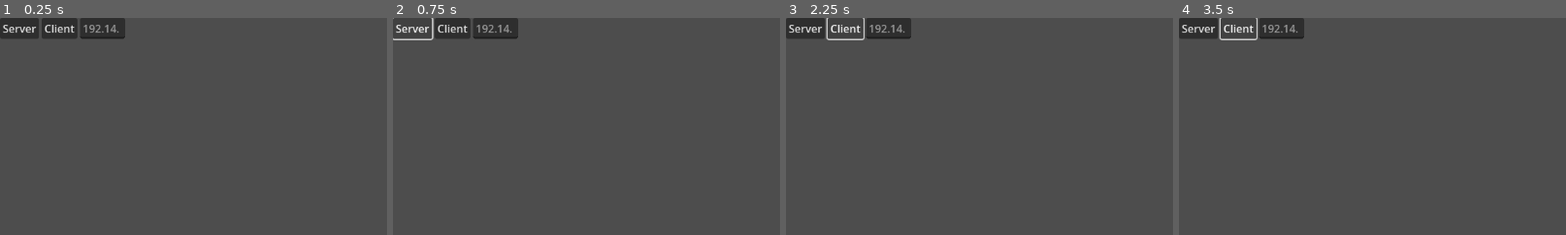
Above: before the commit, frames 1-4 (left to right).
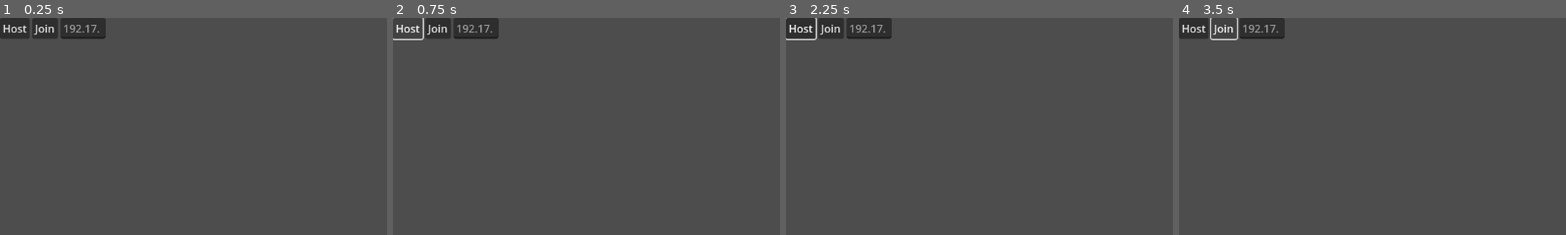
Above: after the commit, the same moments.

Repository: August099/juegoMulti
Game: Godot game, scene res://Multijugador/Escena_Multijugador.tscn
Two runs of this game, one before a commit and one after it. Both use one fixed random seed, a clock stepped at 60 frames per second and the inputs below. Before the commit the project starts from res://Multijugador/ejemploMulti.tscn. The engine's default icon, where the game draws it, is replaced by a stand-in: a white triangle on a blue panel in a dark square.
Inputs (mouse positions are % of the whole screen's width and height, from its top left):
- Up to frame 1 (0.25 s): no input
- Up to frame 2 (0.75 s): click (3, 2) at 0.5 s, where only the run before the commit has a clickable "Server"
- Up to frame 3 (2.25 s): click (2, 2) at 1.25 s, where only the run after the commit has a clickable "Host"; click (8, 2) at 2 s, where only the run before the commit has a clickable "Client"
- Up to frame 4 (3.5 s): click (6, 2) at 2.75 s, where only the run after the commit has a clickable "Join"
The pictures show only the part of the screen within x 0-50%, y 0-50%; the shares and areas given below are measured in that part.

The runs differ from the first frame. In frame 1, 1.2% of the frame differs, in the area x 0-33%, y 0-10%; in frame 2, 1.2%; in frame 3, 1.4%, in the area x 0-33%, y 0-11%; in frame 4, 1.3%.
Error after the commit: Invalid access to property or key 'text' on a base object of type 'null instance'. (res://Multijugador/Multiplayer.gd:35)

Commit message:
intentando arreglar multiplayer

Diff:
--- /dev/null
+++ b/Escenario/NivelPrueba.gd
@@ -0,0 +1,41 @@
+extends Node2D
+
+
+const SPAWN_RANDOM := 5.0
+
+func _ready():
+	# We only need to spawn players on the server.
+	if not multiplayer.is_server():
+		return
+
+	multiplayer.peer_connected.connect(add_player)
+	multiplayer.peer_disconnected.connect(del_player)
+
+	# Spawn already connected players
+	for id in multiplayer.get_peers():
+		add_player(id)
+
+	# Spawn the local player unless this is a dedicated server export.
+	if not OS.has_feature("dedicated_server"):
+		add_player(1)
+
+
+func _exit_tree():
+	if not multiplayer.is_server():
+		return
+	multiplayer.peer_connected.disconnect(add_player)
+	multiplayer.peer_disconnected.disconnect(del_player)
+
+
+func add_player(id: int):
+	var character = preload("res://Escenario/player.tscn").instantiate()
+	# Set player id.
+	character.player = id
+	character.name = str(id)
+	$Players.add_child(character, true)
+
+
+func del_player(id: int):
+	if not $Players.has_node(str(id)):
+		return
+	$Players.get_node(str(id)).queue_free()
--- /dev/null
+++ b/Escenario/NivelPrueba.tscn
@@ -0,0 +1,26 @@
+[gd_scene load_steps=4 format=3 uid="uid://buq47qc8ap5h8"]
+
+[ext_resource type="Script" path="res://Escenario/NivelPrueba.gd" id="1_vugom"]
+
+[sub_resource type="Gradient" id="Gradient_mjqme"]
+offsets = PackedFloat32Array(0.008, 0.016, 1)
+colors = PackedColorArray(0, 0, 0, 1, 0, 0, 0, 1, 1, 1, 1, 1)
+
+[sub_resource type="GradientTexture1D" id="GradientTexture1D_fafl1"]
+gradient = SubResource("Gradient_mjqme")
+
+[node name="NivelPrueba" type="Node2D"]
+script = ExtResource("1_vugom")
+
+[node name="Sprite2D" type="Sprite2D" parent="."]
+position = Vector2(328, 237)
+scale = Vector2(2.56189, -459.114)
+texture = SubResource("GradientTexture1D_fafl1")
+
+[node name="Node2D" type="Node2D" parent="."]
+position = Vector2(212, 178)
+
+[node name="MultiplayerSpawner" type="MultiplayerSpawner" parent="."]
+_spawnable_scenes = PackedStringArray("res://Escenario/player.tscn")
+spawn_path = NodePath("../Node2D")
+spawn_limit = 4
--- a/Escenario/player.tscn
+++ b/Escenario/player.tscn
@@ -12,24 +12,16 @@
 properties/0/sync = true
 properties/0/watch = false
 
-[node name="player" type="Node2D"]
+[node name="player" type="CharacterBody2D"]
+script = ExtResource("2_the84")
 
-[node name="Sprite2D2" type="Sprite2D" parent="."]
-position = Vector2(307, 150)
-scale = Vector2(14.1133, 12.7539)
+[node name="CollisionShape2D" type="CollisionShape2D" parent="."]
+shape = SubResource("RectangleShape2D_cn6yd")
+
+[node name="Sprite2D" type="Sprite2D" parent="."]
 texture = ExtResource("1_kui6b")
 
-[node name="CharacterBody2D" type="CharacterBody2D" parent="."]
-script = ExtResource("2_the84")
+[node name="Camera2D" type="Camera2D" parent="."]
 
-[node name="CollisionShape2D" type="CollisionShape2D" parent="CharacterBody2D"]
-shape = SubResource("RectangleShape2D_cn6yd")
-
-[node name="Sprite2D" type="Sprite2D" parent="CharacterBody2D"]
-texture = ExtResource("1_kui6b")
-
-[node name="Camera2D" type="Camera2D" parent="CharacterBody2D"]
-
-[node name="MultiplayerSynchronizer" type="MultiplayerSynchronizer" parent="CharacterBody2D"]
-root_path = NodePath("../..")
+[node name="MultiplayerSynchronizer" type="MultiplayerSynchronizer" parent="."]
 replication_config = SubResource("SceneReplicationConfig_f60nh")
--- a/Multijugador/Conexion.gd
+++ /dev/null
@@ -1,8 +0,0 @@
-extends Control
-
-func _on_server_pressed():
-	pass # Replace with function body.
-
-
-func _on_client_pressed():
-	pass # Replace with function body.
--- a/Multijugador/Conexion.tscn
+++ /dev/null
@@ -1,35 +0,0 @@
-[gd_scene load_steps=2 format=3 uid="uid://bcl76nfvkwc6g"]
-
-[ext_resource type="Script" path="res://Multijugador/Conexion.gd" id="1_u1dj7"]
-
-[node name="Conexion" type="Control"]
-layout_mode = 3
-anchors_preset = 15
-anchor_right = 1.0
-anchor_bottom = 1.0
-grow_horizontal = 2
-grow_vertical = 2
-script = ExtResource("1_u1dj7")
-
-[node name="VBoxContainer" type="VBoxContainer" parent="."]
-layout_mode = 0
-offset_right = 40.0
-offset_bottom = 40.0
-
-[node name="HBoxContainer" type="HBoxContainer" parent="VBoxContainer"]
-layout_mode = 2
-
-[node name="Server" type="Button" parent="VBoxContainer/HBoxContainer"]
-layout_mode = 2
-text = "Server"
-
-[node name="Client" type="Button" parent="VBoxContainer/HBoxContainer"]
-layout_mode = 2
-text = "Client"
-
-[node name="LineEdit" type="LineEdit" parent="VBoxContainer/HBoxContainer"]
-layout_mode = 2
-placeholder_text = "192.14.620"
-
-[connection signal="pressed" from="VBoxContainer/HBoxContainer/Server" to="." method="_on_server_pressed"]
-[connection signal="pressed" from="VBoxContainer/HBoxContainer/Client" to="." method="_on_client_pressed"]
--- /dev/null
+++ b/Multijugador/Escena_Multijugador.tscn
@@ -0,0 +1,49 @@
+[gd_scene load_steps=2 format=3 uid="uid://cml6n6mtqf30d"]
+
+[ext_resource type="Script" path="res://Multijugador/Multiplayer.gd" id="1_vassi"]
+
+[node name="Multiplayer" type="Node"]
+script = ExtResource("1_vassi")
+
+[node name="Level" type="Node" parent="."]
+
+[node name="LevelSpawner" type="MultiplayerSpawner" parent="."]
+_spawnable_scenes = PackedStringArray("res://Escenario/NivelPrueba.tscn")
+spawn_path = NodePath("../Level")
+spawn_limit = 1
+
+[node name="UI" type="Control" parent="."]
+process_mode = 3
+layout_mode = 3
+anchors_preset = 15
+anchor_right = 1.0
+anchor_bottom = 1.0
+grow_horizontal = 2
+grow_vertical = 2
+
+[node name="VBoxContainer" type="VBoxContainer" parent="UI"]
+layout_mode = 1
+anchors_preset = 10
+anchor_right = 1.0
+offset_bottom = 31.0
+grow_horizontal = 2
+
+[node name="HBoxContainer" type="HBoxContainer" parent="UI/VBoxContainer"]
+layout_mode = 2
+
+[node name="Host" type="Button" parent="UI/VBoxContainer/HBoxContainer"]
+layout_mode = 2
+text = "Host
+"
+
+[node name="Join" type="Button" parent="UI/VBoxContainer/HBoxContainer"]
+layout_mode = 2
+text = "Join
+"
+
+[node name="LineEdit" type="LineEdit" parent="UI/VBoxContainer/HBoxContainer"]
+layout_mode = 2
+placeholder_text = "192.17.234"
+
+[connection signal="pressed" from="UI/VBoxContainer/HBoxContainer/Host" to="." method="_on_host_pressed"]
+[connection signal="pressed" from="UI/VBoxContainer/HBoxContainer/Join" to="." method="_on_join_pressed"]
--- /dev/null
+++ b/Multijugador/Multiplayer.gd
@@ -0,0 +1,75 @@
+# multiplayer.gd
+extends Node
+
+const PORT = 4433
+
+func _ready():
+	# Start paused.
+	get_tree().paused = true
+	# You can save bandwidth by disabling server relay and peer notifications.
+	multiplayer.server_relay = false
+
+	# Automatically start the server in headless mode.
+	if DisplayServer.get_name() == "headless":
+		print("Automatically starting dedicated server.")
+		_on_host_pressed.call_deferred()
+
+
+
+
+
+func _on_host_pressed():
+	print('a')
+
+	# Start as server
+	var peer = ENetMultiplayerPeer.new()
+	peer.create_server(PORT)
+	if peer.get_connection_status() == MultiplayerPeer.CONNECTION_DISCONNECTED:
+		OS.alert("Failed to start multiplayer server")
+		return
+	multiplayer.multiplayer_peer = peer
+	start_game()
+
+func _on_join_pressed():
+	# Start as client
+	var txt : String = $UI/Net/Options/Remote.text
+	if txt == "":
+		OS.alert("Need a remote to connect to.")
+		return
+	var peer = ENetMultiplayerPeer.new()
+	peer.create_client(txt, PORT)
+	if peer.get_connection_status() == MultiplayerPeer.CONNECTION_DISCONNECTED:
+		OS.alert("Failed to start multiplayer client")
+		return
+	multiplayer.multiplayer_peer = peer
+	start_game()
+
+
+
+func start_game():
+	# Hide the UI and unpause to start the game.
+	$UI.hide()
+	get_tree().paused = false
+	# Only change level on the server.
+	# Clients will instantiate the level via the spawner.
+	if multiplayer.is_server():
+		change_level.call_deferred(load("res://Escenario/NivelPrueba.tscn"))
+
+
+
+# Call this function deferred and only on the main authority (server).
+func change_level(scene: PackedScene):
+	# Remove old level if any.
+	var level = $Level
+	for c in level.get_children():
+		level.remove_child(c)
+		c.queue_free()
+	# Add new level.
+	level.add_child(scene.instantiate())
+
+# The server can restart the level by pressing HOME.
+func _input(event):
+	if not multiplayer.is_server():
+		return
+	if event.is_action("ui_home") and Input.is_action_just_pressed("ui_home"):
+		change_level.call_deferred(load("res://Escenario/NivelPrueba.tscn"))
--- a/Multijugador/ejemploMulti.tscn
+++ /dev/null
@@ -1,15 +0,0 @@
-[gd_scene load_steps=4 format=3 uid="uid://krwix2pqcwb8"]
-
-[ext_resource type="PackedScene" uid="uid://bcl76nfvkwc6g" path="res://Multijugador/Conexion.tscn" id="1_x875l"]
-[ext_resource type="Script" path="res://Multijugador/MultiplayerSpawner.gd" id="2_c2ojr"]
-[ext_resource type="PackedScene" uid="uid://o4svm0t826cc" path="res://Escenario/player.tscn" id="3_flvaq"]
-
-[node name="ejemploMulti" type="Node2D"]
-
-[node name="Conexion" parent="." instance=ExtResource("1_x875l")]
-
-[node name="MultiplayerSpawner" type="MultiplayerSpawner" parent="."]
-_spawnable_scenes = PackedStringArray("res://Escenario/player.tscn")
-spawn_path = NodePath("..")
-script = ExtResource("2_c2ojr")
-network_player = ExtResource("3_flvaq")
--- a/Multijugador/handler.gd
+++ /dev/null
@@ -1,18 +0,0 @@
-extends Node
-
-const IP_ADRESS: String= "localHost"
-const PORT: int = 42069
-
-var peer: ENetMultiplayerPeer
-
-func start_server() -> void:
-	peer = ENetMultiplayerPeer.new()
-	peer.create_server(PORT)
-	multiplayer.multiplayer_peer = peer
-
-
-func start_client() -> void:
-	peer = ENetMultiplayerPeer.new()
-
-	peer.create_client(IP_ADRESS, PORT)
-	multiplayer.multiplayer_peer = peer
--- a/Scripts/player.gd
+++ b/Scripts/player.gd
@@ -8,8 +8,12 @@
 func _ready():
 	pass
 
-func _enter_tree() -> void:
-	set_multiplayer_authority(name.to_int())
+# Set by the authority, synchronized on spawn.
+@export var player := 1 :
+	set(id):
+		player = id
+		# Give authority over the player input to the appropriate peer.
+		$PlayerInput.set_multiplayer_authority(id)
 
 func _process(delta):
 	if !is_multiplayer_authority(): return
--- a/project.godot
+++ b/project.godot
@@ -11,13 +11,9 @@
 [application]
 
 config/name="jueguito multi wiiiiiiii"
-run/main_scene="res://Multijugador/ejemploMulti.tscn"
+run/main_scene="res://Multijugador/Escena_Multijugador.tscn"
 config/features=PackedStringArray("4.1", "GL Compatibility")
 config/icon="res://icon.svg"
-
-[autoload]
-
-Handler="*res://Multijugador/handler.gd"
 
 [input]
 
